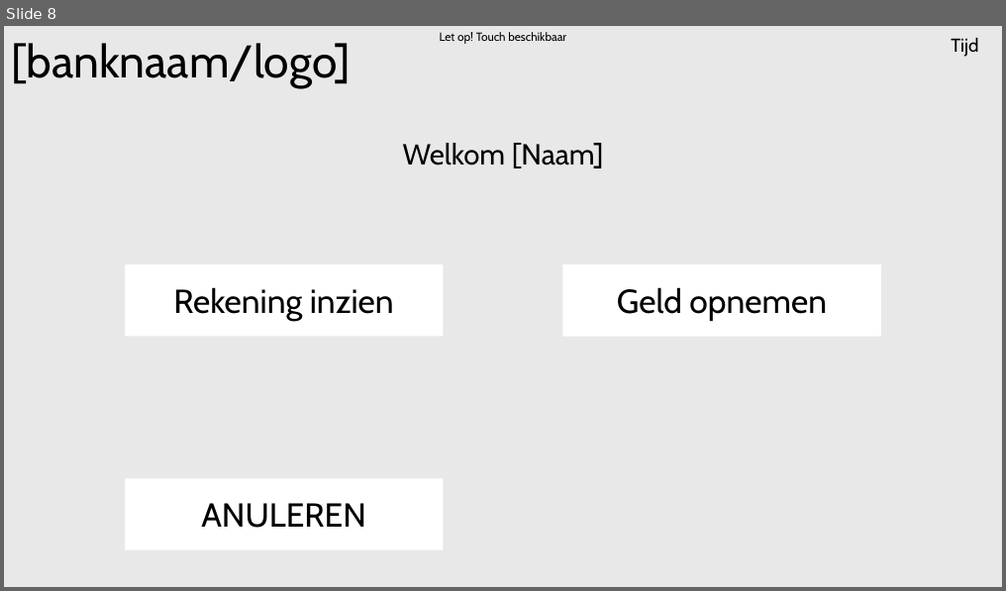
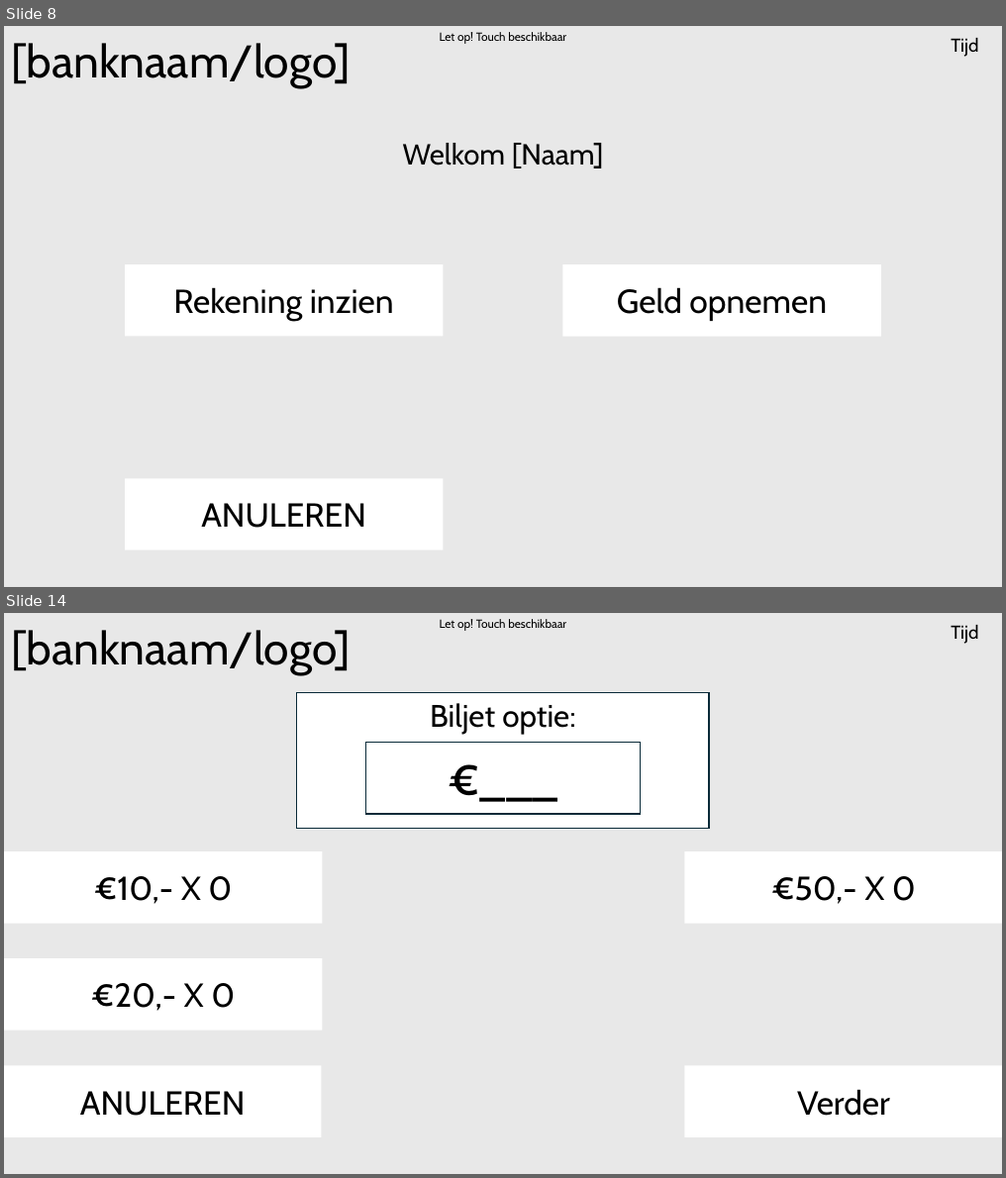
Before and after one commit to BruddaCode/Project-3-4-Bank, a slide deck: documentatie/ontwerpen/GUI/bank_GUI_SketchV2.ppt. Shown one above the other, each under a label of ours: slide 8 before the commit, slides 8 and 14 after it; the slides between them are not shown. The pictures are 1006x591 and 1006x1178 pixels, drawn with LibreOffice and Linux fonts; fonts in the diff are those of the drawing. Boxes give left, top, right and bottom in pixels: in the first picture for what was removed or moved away, otherwise in the second. Text is boxed around its words. In the diff, an @@ line names an element or a change of style, - is before the commit and + after.

```diff
--- a/documentatie/ontwerpen/GUI/bank_GUI_SketchV2.ppt
+++ b/documentatie/ontwerpen/GUI/bank_GUI_SketchV2.ppt
@@ slide 14 added at [4,613,1002,1174], background #E8E8E8 @@
@@ title added at [12,630,351,675], 44 pt, text #000000 @@
+[banknaam/logo]
@@ text added at [440,619,566,631], 11.2 pt, text #000000 @@
+Let op! Touch beschikbaar
@@ text added at [950,625,978,644], 18 pt, text #000000 @@
+Tijd
@@ rectangle added at [296,692,709,829], fill #FFFFFF, outline #092A38 1.5 pt, 30 pt, text #000000 @@
+Biljet optie:
@@ rectangle added at [365,743,640,814], fill #FFFFFF, outline #092A38 1.5 pt, 44 pt, text #000000 @@
+€___
@@ rectangle added at [4,852,322,924], fill #FFFFFF, 32 pt, text #000000 @@
+€10,- X 0
@@ rectangle added at [684,852,1002,924], fill #FFFFFF, 32 pt, text #000000 @@
+€50,- X 0
@@ rectangle added at [4,959,322,1031], fill #FFFFFF, 32 pt, text #000000 @@
+€20,- X 0
@@ rectangle added at [4,1065,321,1138], fill #FFFFFF, 32 pt, text #000000 @@
+ANULEREN
@@ rectangle added at [684,1065,1002,1138], fill #FFFFFF, 32 pt, text #000000 @@
+Verder
```
Also in this commit, not shown: 8 slides changed, 1 slide removed, 12 other files.
